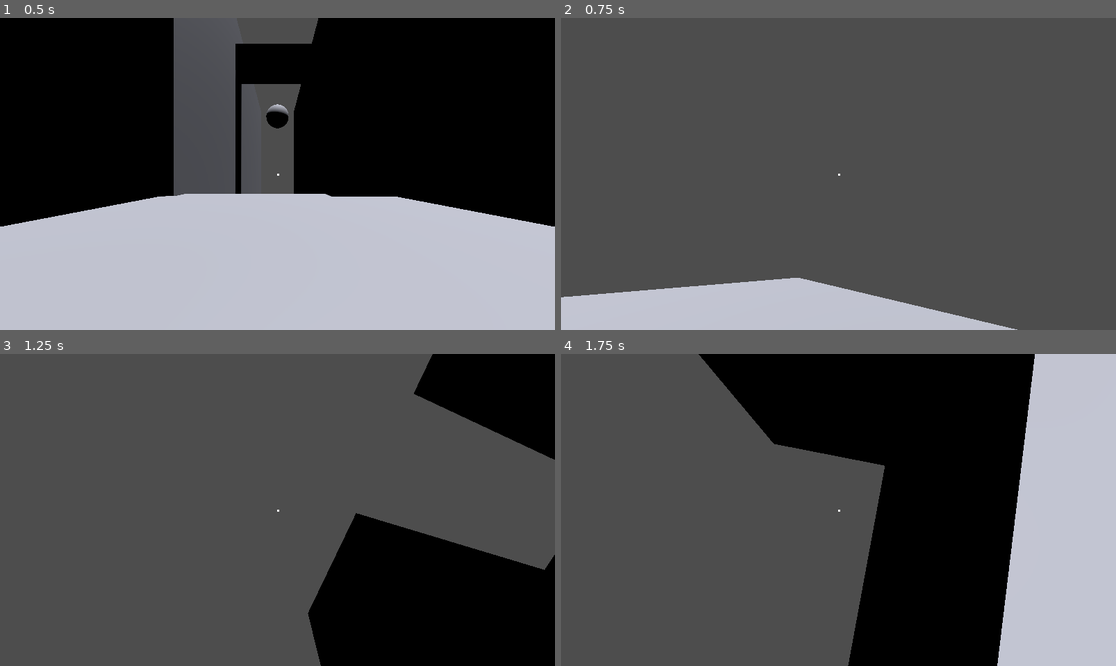
Above: before the commit, frames 1-4 (two rows, left to right).
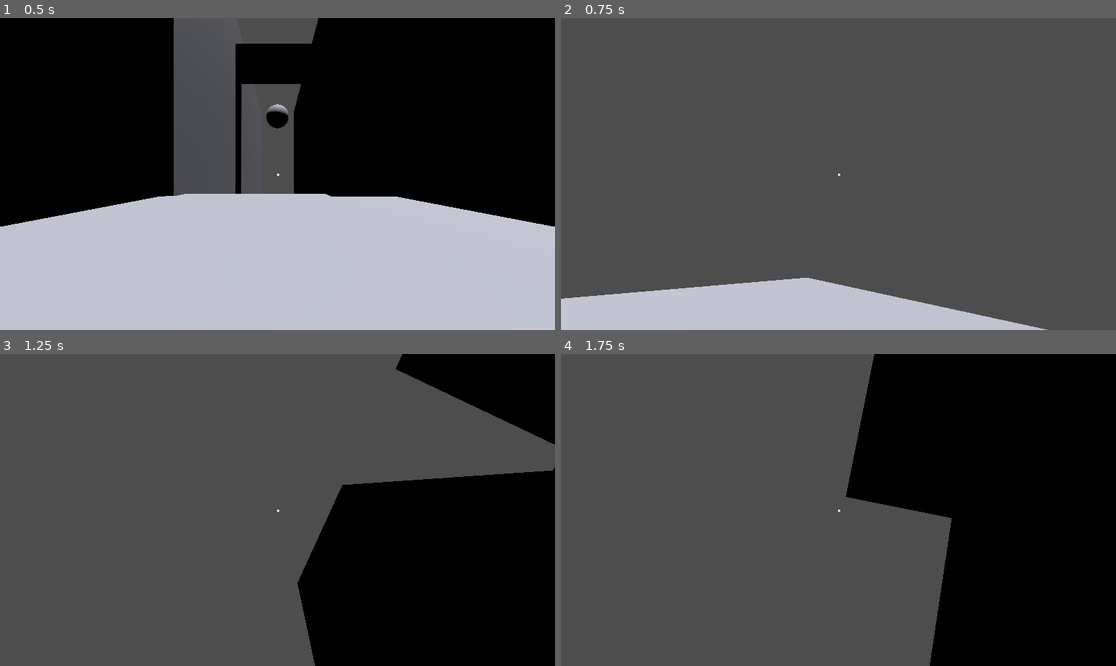
Above: after the commit, the same moments.

Repository: kareilly/grappling-hook-game
Game: Godot game, scene res://base_scene.tscn
The game is run twice, just before and just after one commit, with the same random seed, the same clock (stepped at 60 frames per second) and the same inputs.
Inputs (mouse positions are in pixels of both pictures, inside the frame that each line leads up to):
- Up to frame 1 (0.5 s): no input
- Up to frame 2 (0.75 s): move the mouse to (960, 158) at 0.52 s; hold D (move_right) from 0.53 s (still down); hold Shift (boost) from 0.53 s (still down)
- Up to frame 3 (1.25 s): keep holding D (move_right); keep holding Shift (boost); tap Space (jump) at 0.77, 1.07 s; tap E (hook) at 0.8 s
- Up to frame 4 (1.75 s): move the mouse to (727, 525) at 1.27 s; release D (move_right) at 1.28 s; release Shift (boost) at 1.28 s; hold S (move_backward) from 1.28 s (still down); tap E (hook) at 1.35 s; tap Space (jump) at 1.52 s; tap Ctrl (stomp) at 1.55 s

Frame 1 is identical in both runs. In frame 2, 0.7% of the frame differs, in the area x 0-88%, y 83-100%; in frame 3, 11%; in frame 4, 33%, in the area x 24-100%, y 0-100%.

Commit message:
Edit to prep for game jam

Diff:
--- a/boosters.gd
+++ b/boosters.gd
@@ -8,18 +8,20 @@
 const fill_cd: float = 1.0
 const drain_interval: float = 0.5
 const max_speed: float = 5.0
-const force: float = 150.0
+const force: float = 100.0
 
 var velocity: Vector3
 var charge: int
 var can_fill: bool
 var boosting: bool
+var use_boost: bool
 # Called when the node enters the scene tree for the first time.
 
 func boost():
 	boosting = true
 	can_fill = false
-	boost_drain()
+	if use_boost:
+		boost_drain()
 
 func boost_stop():
 	boosting = false
--- a/playerMovement.gd
+++ b/playerMovement.gd
@@ -3,29 +3,32 @@
 @export var speed = 14
 @export var fall_acceleration = 75
 
-var stomped = false
 var target_velocity = Vector3.ZERO
 var walk_velocity = Vector3.ZERO
 var target_velocity_forward = 0
 var target_velocity_right = 0
+
 var max_ground_speed: float = 25
-var drag: float = 1000
+var air_drag: float = 500
+var ground_drag: float = 150
 var jump_speed = 30
+var walk_accel: float = 300
+
 var playerCamera
 var mouse_dir = Vector2.ZERO
-var walk_accel: float = 300
-var ground_drag: float = 150
+
 var forward = Vector3.ZERO
 var look_dir = Vector3.ZERO
 var walk_dir = Vector3.ZERO
 var input_direction = Vector3.ZERO
 
-var hook_range = 1000
+var hook_range = 60
 var hooking: bool = false
 var ini_hook_dist
 var hook_dir
-var hook_pull_force: float = 4
+var hook_pull_force: float = 240.0
 var hook_velocity: Vector3
+var max_hook_velocity: float = 5
 var hook_lift: float
 var hook_max_speed: float
 var terminal_velocity: float = -70
@@ -38,44 +41,57 @@
 @onready var hook_point: CSGSphere3D = get_node("/root/BaseScene/Hookpoint")
 
 func _ready():
+	# Initialize player
 	add_child(booster)
 	set_slide_on_ceiling_enabled(false)
 	self.global_position = spawn_point.global_position
 	target_velocity = Vector3.ZERO
 	velocity = Vector3.ZERO
 	hooking = false
-	stomped = false
-
-	#boosters
+
+	# Capture mouse
+	Input.mouse_mode = Input.MOUSE_MODE_CAPTURED
+
+	# Initialize booster variables
 	booster.velocity = Vector3.ZERO
 	booster.charge = 10
 	booster.can_fill = true
 	booster.boosting = false
 
-func jump_boost_timer():
-	await get_tree().create_timer(0.15).timeout
-	stomped = false
-
-func hook_collision():
-	var centre = get_viewport().get_size()/2
-
-	var ray_origin = camera.project_ray_origin(centre)
-	var ray_end = ray_origin + camera.project_ray_normal(centre) * hook_range
-
-	var new_ray_collision = PhysicsRayQueryParameters3D.create(ray_origin, ray_end)
-	var ray_collision = get_world_3d().direct_space_state.intersect_ray(new_ray_collision)
-
-	if not ray_collision.is_empty():
+# Cast a new ray from a to b and get collision values
+func cast_ray(ray_origin: Vector3, ray_target: Vector3):
+	# Make ray physics query
+	var new_ray_collision = PhysicsRayQueryParameters3D.create(ray_origin, ray_target)
+	# Return results
+	return get_world_3d().direct_space_state.intersect_ray(new_ray_collision)
+
+# Make a hook point with a raycast coming from the center of the camera
+func cast_hook():
+	var camera_centre = get_viewport().get_size()/2
+	var start = camera.project_ray_origin(camera_centre)
+	var ray = cast_ray(start, start + camera.project_ray_normal(camera_centre) * hook_range)
+
+	if not ray.is_empty():
 		hooking = true
-		hook_point.global_position = ray_collision.position
+		hook_point.global_position = ray.position
 		ini_hook_dist = hook_point.global_position - global_position
-		print(ray_collision.collider.name)
+		print(ray.collider.name)
 	else:
 		print("nope")
 
-func hook_force(direction: Vector3, force: float):
+# ONLY call when hooking active
+func check_hook_line():
+	var ray = cast_ray(camera.global_position, (hook_point.global_position - camera.global_position).normalized() * ((hook_point.global_position - camera.global_position).length()))
+	if not ray.is_empty():
+		hooking = false
+
+# Calculates hook force, edit hook scalar to change axis weights
+func get_hook_velocity(direction: Vector3, force: float, delta: float):
 	var hook_scalar = Vector3(1,1,1)
-	hook_velocity = direction * force * hook_scalar
+	# Modify to include centrifugal force
+	hook_velocity = direction * force * hook_scalar * delta
+	if hook_velocity.length() > max_hook_velocity:
+		hook_velocity = hook_velocity.normalized() * max_hook_velocity
 
 func walk():
 	forward = camera.global_basis * Vector3(input_direction.x, 0, input_direction.y)
@@ -91,29 +107,37 @@
 	else:
 		walk_accel = 300
 
+# Player input events
 func _input(event):
+	# Restart the player's transform in the current level
 	if event.is_action_pressed("restart"):
 		_ready()
 
-	if event.is_action_pressed("hook"): #is_action_pressed("hook"):
+	# Hook input pressed
+	if event.is_action_pressed("hook"):
 		if hooking == false:
-			print("hooked")
-			hook_collision()
+			print("hooking")
+			cast_hook()
 		else:
 			hooking = false
-
+			# Hook cooldown logic goes here
+
+	# Is there any delay due to calling this before moving the camera?
+	# Start boosting
 	if event.is_action_pressed("boost"):
-		"boosting"
 		booster.boost()
+
+	# Stop boosting
 	if event.is_action_released("boost"):
-		"stopped boosting"
 		booster.boost_stop()
 
+	# Move camera
 	if event is InputEventMouseMotion:
 		mouse_dir = event.relative
 	camera.rotation.y -= mouse_dir.x * 0.01 * 0.5
 	camera.rotation.x = clamp(camera.rotation.x - mouse_dir.y * 0.01 * 0.5, -1.5, 1.5)
 
+	# This is old/outdated
 #	player movement physics process (order is essential):
 #		1. get directional input vector: direction (wasd)
 #		2. is the player using a hook?
@@ -134,24 +158,23 @@
 #		9. set velocity to target_velocity, run move_and_slide()
 
 func _physics_process(_delta) -> void:
+
+	# Get movement inputs
 	input_direction = Input.get_vector("move_left","move_right","move_forward","move_backward")
+
+	# Get mouse position
 	look_dir = camera.global_basis.z
 
+	# Get walk velocity
 	walk()
-	walk_velocity = target_velocity.move_toward(walk_dir * speed * input_direction.length(), walk_accel * _delta)
+	walk_velocity = target_velocity
+	walk_velocity.move_toward(walk_dir * speed * input_direction.length(), walk_accel * _delta)
 	target_velocity.x = walk_velocity.x
 	target_velocity.z = walk_velocity.z
 
-	if stomped == false:
-		jump_speed = 30
-
+	# Could refactor
 	if not is_on_floor() and target_velocity.y > terminal_velocity:
 		target_velocity.y = target_velocity.y - (fall_acceleration * _delta)
-
-		if stomped == false:
-			if Input.is_action_just_pressed("stomp"):
-				target_velocity.y -= 40
-				stomped = true
 
 	if is_on_floor():
 		target_velocity.y = 0	#avoids conservation of downwards momentum after falling onto a floor
@@ -159,36 +182,47 @@
 		if horiz_vel.length() > max_ground_speed:
 			target_velocity = target_velocity.move_toward(Vector3(target_velocity.x/horiz_vel.length(), target_velocity.y, target_velocity.z/horiz_vel.length()) * max_ground_speed, _delta * ground_drag)
 
-		if stomped == true:
-			jump_speed = 50
-			jump_boost_timer()
-
+		# Jumping while on ground
 		if Input.is_action_pressed("jump"):
 			target_velocity.y = jump_speed
-			jump_speed = 30
-
-
+
+	# Get hook force while hooked
 	if hooking == true:
 		hook_dir = hook_point.position - position
-		hook_force(hook_dir.normalized(),hook_pull_force)
-		if not hook_dir.length() < 60 or hook_dir.length() < 5:
-				hooking = false
-
+
+		# Length bounds
+		if hook_dir.length() > hook_range + 10 or hook_dir.length() < 7.5/clampf((hook_dir.normalized()).dot((self.velocity).normalized()), 0.667,0.75):
+			hooking = false
+		print((hook_dir.normalized()).dot((self.velocity).normalized()))
+		# Break hook on broken los
+		#check_hook_line()
+
+		get_hook_velocity(hook_dir.normalized(),hook_pull_force,_delta)
 		target_velocity += hook_velocity
 		#target_velocity = target_velocity.move_toward((hook_point.global_position - global_position) *((hook_point.global_position - global_position).length() - ini_hook_dist.length()), _delta * 1000 * )
 
+	# Get booster force
 	if booster.boosting and booster.charge >= 0:
 		print(booster.charge)
+		booster.use_boost = true
+		# Prioritize jump input for going straight up
 		if Input.is_action_pressed("jump"):
 			target_velocity += booster.force * Vector3(0,1,0) * _delta
+
+		# Check for left/right movement input second
 		elif input_direction.x != 0:
 			target_velocity += booster.force * (camera.global_basis * Vector3(input_direction.x, 0, 0)) * _delta
+
+		# Otherwise just use camera direction
 		else:
-			target_velocity += booster.force * -camera.global_transform.basis.z.normalized() * _delta
-
+			booster.use_boost = false
+			#target_velocity += (booster.force) * -hook_dir.normalized() * _delta
+			#target_velocity += booster.force * -camera.global_transform.basis.z.normalized() * _delta
+
+	# Update player velocity
 	velocity = target_velocity
-
 	move_and_slide()
 
+	# End of tick setters
 	target_velocity -= booster.velocity
 	speed = 14
Not shown, changed: icon.svg.import
Not shown, added: base_scene.tscn4528020250.tmp
Not shown, added: base_scene.tscn7624741023.tmp
Not shown, added: base_scene.tscn7639744617.tmp
